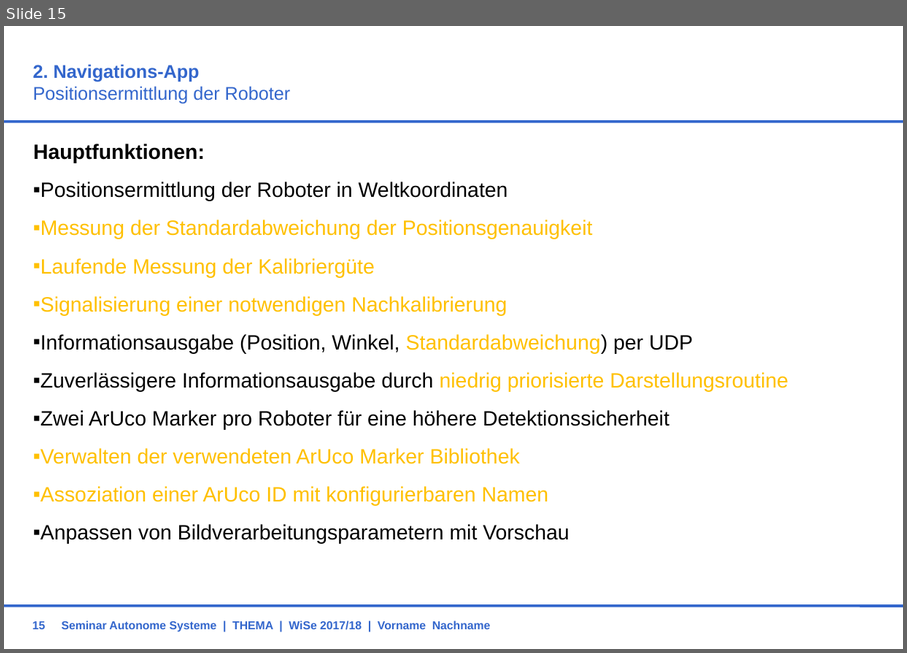
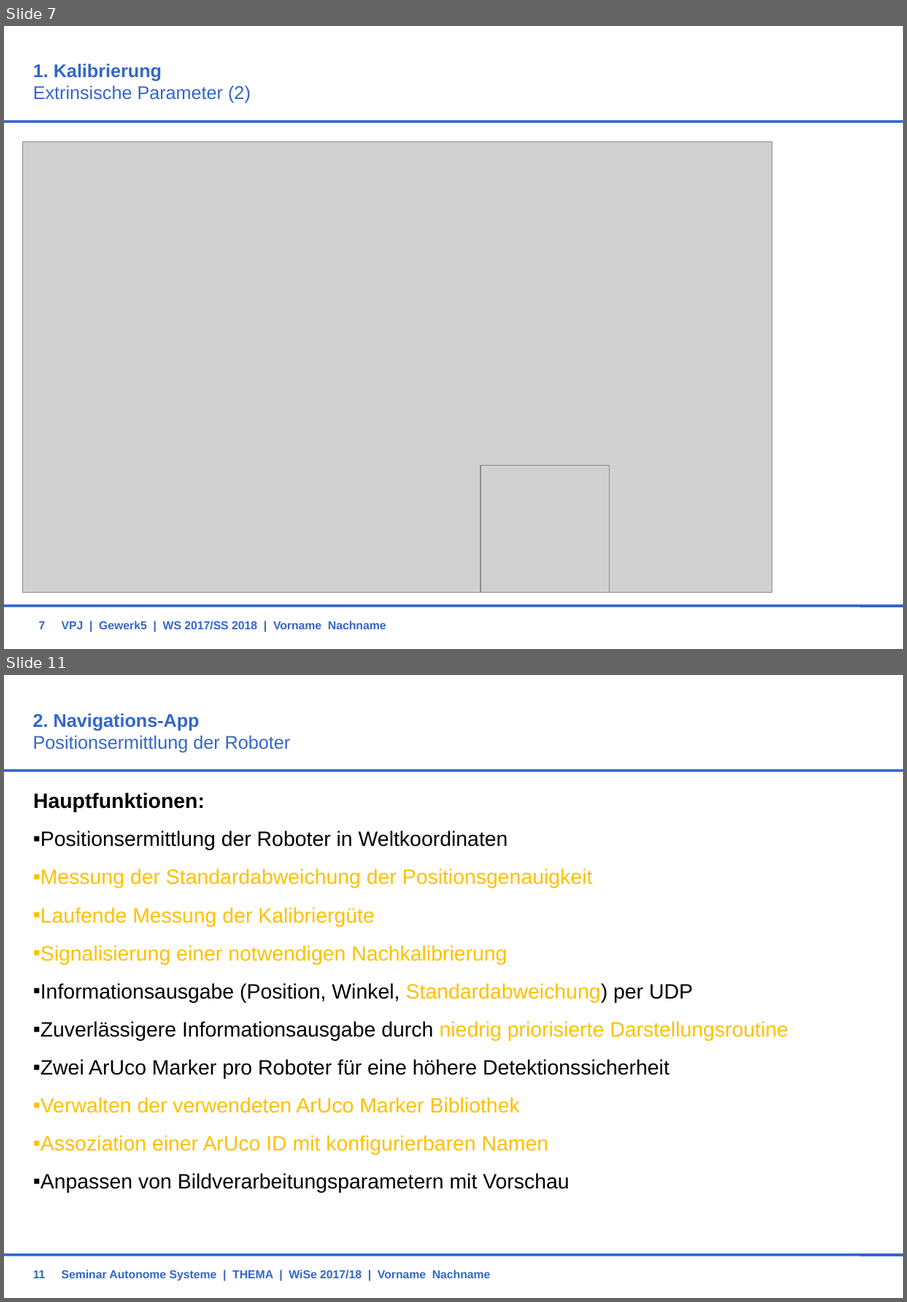
Before and after one commit to BBRUSS/VPJW17G5, a slide deck: 11_Orga/KonzeptG5.ppt. Shown one above the other, each under a label of ours: slide 15 before the commit, slides 7 and 11 after it; the slides between them are not shown. The pictures are 907x653 and 907x1302 pixels, drawn with LibreOffice and Linux fonts; fonts in the diff are those of the drawing; grey boxes stand for pictures; background and template pictures are left out. Boxes give left, top, right and bottom in pixels: in the first picture for what was removed or moved away, otherwise in the second. Text is boxed around its words. In the diff, an @@ line names an element or a change of style, - is before the commit and + after.

```diff
--- a/11_Orga/KonzeptG5.ppt
+++ b/11_Orga/KonzeptG5.ppt
@@ slide 7 added at [4, 26, 903, 649], background #FFFFFF; not listed: 2 template elements that a slide beside it also shows @@
@@ title added at [33, 63, 251, 103], 16 pt, text #3366CC @@
+1. Kalibrierung
+Extrinsische Parameter (2)
@@ picture added at [23, 141, 772, 592] @@
@@ picture added at [480, 465, 609, 592] @@
@@ page number added at [39, 621, 46, 629], 10 pt, text #3366CC, bold @@
+7
@@ text added at [62, 620, 387, 630], 10 pt, text #3366CC, bold @@
+VPJ | Gewerk5 | WS 2017/SS 2018 | Vorname Nachname
@@ what was slide 15 is now slide 11 @@
@@ page number at [33, 1270, 46, 1278]: text changed @@
-15
+11
```
Also in this commit, not shown: 8 slides changed, 2 other slides added, 7 slides removed.
